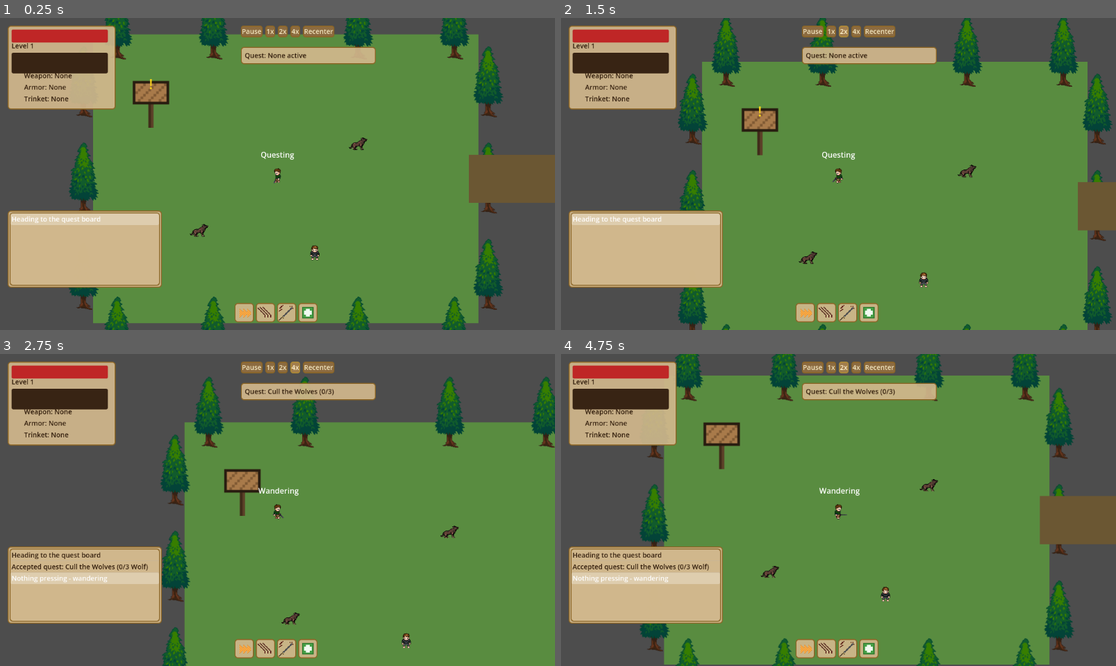
Above: before the commit, frames 1-4 (two rows, left to right).
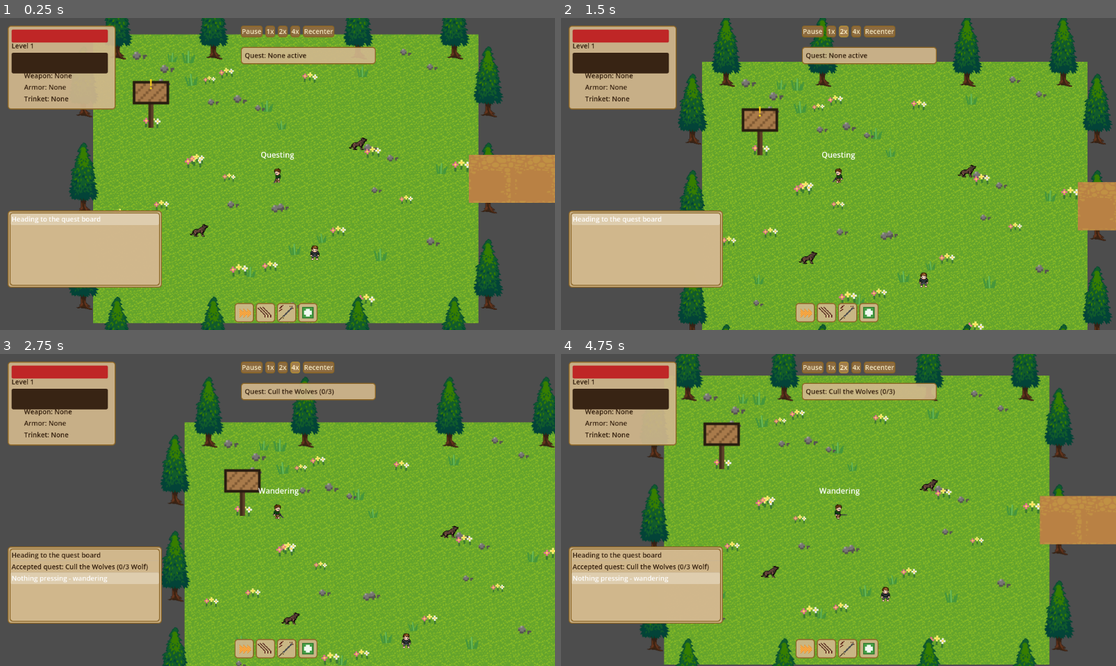
Above: after the commit, the same moments.

Repository: HexaLoid/ai-world-spectator
Game: Godot game, scene res://scenes/Main.tscn
The game is run twice, just before and just after one commit, with the same random seed, the same clock (stepped at 60 frames per second) and the same inputs.
Inputs:
- Up to frame 1 (0.25 s): no input
- Up to frame 2 (1.5 s): click "1x" at 0.5 s; click "2x" at 1.25 s
- Up to frame 3 (2.75 s): click "4x" at 2 s
- Up to frame 4 (4.75 s): click "Recenter" at 2.75 s; click "1x" at 3.5 s; click "2x" at 4.25 s

The runs differ from the first frame. In frame 1, 38% of the frame differs, in the area x 16-100%, y 5-98%; in frame 2, 36%; in frame 3, 34%; in frame 4, 42%, in the area x 18-100%, y 6-100%.

Commit message:
Give the world real terrain instead of flat colored rectangles
Every zone (Thornfield Meadow, Blackthorn Forest, Sundered Crypt) and
both connecting corridors used a plain solid-color ColorRect for ground.
This pass replaces that with real tiled terrain - grass, a cobbled dirt
path, and a dungeon stone floor - cropped from the LPC terrain atlas
that's been in assets/tiles/ since the original visual-art upgrade but
was never actually used for terrain (only for tree_pine.png). Adds
scattered decorative flowers/grass tufts/rocks (new small pixel-art
props, same technique as the ability/quest icons) so the ground doesn't
read as a mechanically-repeated tile.

Pure visual pass - no gameplay, AI, or system changes. Every new node is
a non-colliding Sprite2D; texture_repeat handles tiling without needing
a full TileSet/autotile setup, which isn't practical to hand-configure
without the editor GUI in this headless workflow.

Blackthorn Forest reuses the same grass texture as Thornfield Meadow
with a darker modulate tint (same technique already used for its trees)
rather than a second asset; the first tint attempt was too subtle and
was darkened after a live visual check.

Verified live (Godot 4.7 under Xvfb): all three terrains render and tile
correctly (the crypt's stone floor has zero visible seams), zones are
now distinguishable by ground alone, and a full ~2-minute unattended run
afterward shows no regressions - zero script errors, normal
combat/quest/travel behavior throughout.

Co-Authored-By: Claude Sonnet 5 <noreply@anthropic.com>
Claude-Session: https://claude.ai/code/session_01Fc5c8NBqk5Mn1GjT4akzDk

Diff:
--- a/scenes/world/BlackthornForest.tscn
+++ b/scenes/world/BlackthornForest.tscn
@@ -1,10 +1,14 @@
-[gd_scene load_steps=6 format=3]
+[gd_scene load_steps=10 format=3]
 
 [ext_resource type="PackedScene" path="res://scenes/entities/SpawnPoint.tscn" id="1_spawnpoint"]
 [ext_resource type="PackedScene" path="res://scenes/entities/Enemy.tscn" id="2_enemy"]
 [ext_resource type="SpriteFrames" path="res://assets/sprites/wolf/wolf_frames.tres" id="3_wolf_frames"]
 [ext_resource type="SpriteFrames" path="res://assets/sprites/bandit/bandit_frames.tres" id="4_bandit_frames"]
 [ext_resource type="Texture2D" path="res://assets/tiles/tree_pine.png" id="5_tree_pine"]
+[ext_resource type="Texture2D" path="res://assets/tiles/terrain_grass.png" id="6_grass"]
+[ext_resource type="Script" path="res://scripts/world/decoration_scatter.gd" id="7_decor"]
+[ext_resource type="Texture2D" path="res://assets/tiles/decor_grass_tuft.png" id="8_tuft"]
+[ext_resource type="Texture2D" path="res://assets/tiles/decor_rock.png" id="9_rock"]
 
 [node name="BlackthornForest" type="Node2D"]
 
@@ -12,6 +16,22 @@
 position = Vector2(-400, -300)
 size = Vector2(800, 600)
 color = Color(0.16, 0.24, 0.13, 1.0)
+
+[node name="Ground" type="Sprite2D" parent="."]
+modulate = Color(0.4, 0.48, 0.36, 1.0)
+texture = ExtResource("6_grass")
+centered = false
+position = Vector2(-400, -300)
+region_enabled = true
+region_rect = Rect2(0, 0, 800, 600)
+texture_repeat = 2
+
+[node name="Decorations" type="Node2D" parent="."]
+script = ExtResource("7_decor")
+decoration_textures = Array[Texture2D]([ExtResource("8_tuft"), ExtResource("9_rock")])
+count = 30
+area_min = Vector2(-370, -270)
+area_max = Vector2(370, 270)
 
 [node name="SpawnPointWolf1" parent="." instance=ExtResource("1_spawnpoint")]
 position = Vector2(150, -80)
--- a/scenes/world/SunderedCrypt.tscn
+++ b/scenes/world/SunderedCrypt.tscn
@@ -1,8 +1,11 @@
-[gd_scene load_steps=4 format=3]
+[gd_scene load_steps=7 format=3]
 
 [ext_resource type="PackedScene" path="res://scenes/entities/SpawnPoint.tscn" id="1_spawnpoint"]
 [ext_resource type="PackedScene" path="res://scenes/entities/Enemy.tscn" id="2_enemy"]
 [ext_resource type="SpriteFrames" path="res://assets/sprites/bandit/bandit_frames.tres" id="3_bandit_frames"]
+[ext_resource type="Texture2D" path="res://assets/tiles/terrain_stone.png" id="4_stone"]
+[ext_resource type="Script" path="res://scripts/world/decoration_scatter.gd" id="5_decor"]
+[ext_resource type="Texture2D" path="res://assets/tiles/decor_rock.png" id="6_rock"]
 
 [node name="SunderedCrypt" type="Node2D"]
 
@@ -10,6 +13,22 @@
 position = Vector2(-200, -200)
 size = Vector2(400, 400)
 color = Color(0.2, 0.18, 0.24, 1.0)
+
+[node name="Ground" type="Sprite2D" parent="."]
+modulate = Color(0.6, 0.58, 0.62, 1.0)
+texture = ExtResource("4_stone")
+centered = false
+position = Vector2(-200, -200)
+region_enabled = true
+region_rect = Rect2(0, 0, 400, 400)
+texture_repeat = 2
+
+[node name="Decorations" type="Node2D" parent="."]
+script = ExtResource("5_decor")
+decoration_textures = Array[Texture2D]([ExtResource("6_rock")])
+count = 10
+area_min = Vector2(-190, -190)
+area_max = Vector2(190, 190)
 
 [node name="SpawnPointCryptLord" parent="." instance=ExtResource("1_spawnpoint")]
 position = Vector2(0, 0)
--- a/scenes/world/ThornfieldMeadow.tscn
+++ b/scenes/world/ThornfieldMeadow.tscn
@@ -6,6 +6,11 @@
 [ext_resource type="SpriteFrames" path="res://assets/sprites/bandit/bandit_frames.tres" id="4_bandit_frames"]
 [ext_resource type="Texture2D" path="res://assets/tiles/tree_pine.png" id="5_tree_pine"]
 [ext_resource type="PackedScene" path="res://scenes/entities/QuestGiver.tscn" id="6_questgiver"]
+[ext_resource type="Texture2D" path="res://assets/tiles/terrain_grass.png" id="7_grass"]
+[ext_resource type="Script" path="res://scripts/world/decoration_scatter.gd" id="8_decor"]
+[ext_resource type="Texture2D" path="res://assets/tiles/decor_flowers.png" id="9_flowers"]
+[ext_resource type="Texture2D" path="res://assets/tiles/decor_grass_tuft.png" id="10_tuft"]
+[ext_resource type="Texture2D" path="res://assets/tiles/decor_rock.png" id="11_rock"]
 
 [node name="ThornfieldMeadow" type="Node2D"]
 
@@ -13,6 +18,21 @@
 position = Vector2(-400, -300)
 size = Vector2(800, 600)
 color = Color(0.35, 0.55, 0.25, 1.0)
+
+[node name="Ground" type="Sprite2D" parent="."]
+texture = ExtResource("7_grass")
+centered = false
+position = Vector2(-400, -300)
+region_enabled = true
+region_rect = Rect2(0, 0, 800, 600)
+texture_repeat = 2
+
+[node name="Decorations" type="Node2D" parent="."]
+script = ExtResource("8_decor")
+decoration_textures = Array[Texture2D]([ExtResource("9_flowers"), ExtResource("10_tuft"), ExtResource("11_rock")])
+count = 45
+area_min = Vector2(-370, -270)
+area_max = Vector2(370, 270)
 
 [node name="QuestGiver" parent="." instance=ExtResource("6_questgiver")]
 position = Vector2(-280, -160)
--- a/scenes/world/World.tscn
+++ b/scenes/world/World.tscn
@@ -1,8 +1,9 @@
-[gd_scene load_steps=4 format=3]
+[gd_scene load_steps=5 format=3]
 
 [ext_resource type="PackedScene" path="res://scenes/world/ThornfieldMeadow.tscn" id="1_thornfield"]
 [ext_resource type="PackedScene" path="res://scenes/world/BlackthornForest.tscn" id="2_blackthorn"]
 [ext_resource type="PackedScene" path="res://scenes/world/SunderedCrypt.tscn" id="3_crypt"]
+[ext_resource type="Texture2D" path="res://assets/tiles/terrain_path.png" id="4_path"]
 
 [node name="World" type="Node2D"]
 
@@ -19,7 +20,25 @@
 size = Vector2(1440, 100)
 color = Color(0.42, 0.34, 0.2, 1.0)
 
+[node name="CorridorPath" type="Sprite2D" parent="."]
+modulate = Color(1.0, 0.96, 0.85, 1.0)
+texture = ExtResource("4_path")
+centered = false
+position = Vector2(380, -50)
+region_enabled = true
+region_rect = Rect2(0, 0, 1440, 100)
+texture_repeat = 2
+
 [node name="Corridor2" type="ColorRect" parent="."]
 position = Vector2(2600, -50)
 size = Vector2(1600, 100)
 color = Color(0.3, 0.26, 0.24, 1.0)
+
+[node name="Corridor2Path" type="Sprite2D" parent="."]
+modulate = Color(0.7, 0.68, 0.66, 1.0)
+texture = ExtResource("4_path")
+centered = false
+position = Vector2(2600, -50)
+region_enabled = true
+region_rect = Rect2(0, 0, 1600, 100)
+texture_repeat = 2
--- /dev/null
+++ b/scripts/world/decoration_scatter.gd
@@ -0,0 +1,27 @@
+extends Node2D
+
+## Scatters purely-cosmetic sprites (flowers, rocks, grass tufts) across a
+## rectangular area at random positions/scales — no collision, no gameplay
+## effect. Placed as a scene node after the zone's Ground sprite so normal
+## scene-tree draw order puts it above the terrain and below the
+## dynamically-added Character/Enemy nodes (which live under Main, added
+## after World).
+@export var decoration_textures: Array[Texture2D] = []
+@export var count: int = 20
+@export var area_min: Vector2 = Vector2(-380, -280)
+@export var area_max: Vector2 = Vector2(380, 280)
+@export var min_scale: float = 0.9
+@export var max_scale: float = 1.4
+
+func _ready() -> void:
+	if decoration_textures.is_empty():
+		return
+	var rng := RandomNumberGenerator.new()
+	rng.randomize()
+	for i in range(count):
+		var sprite := Sprite2D.new()
+		sprite.texture = decoration_textures[rng.randi_range(0, decoration_textures.size() - 1)]
+		sprite.position = Vector2(rng.randf_range(area_min.x, area_max.x), rng.randf_range(area_min.y, area_max.y))
+		sprite.scale = Vector2.ONE * rng.randf_range(min_scale, max_scale)
+		sprite.rotation = rng.randf_range(-0.15, 0.15)
+		add_child(sprite)
Binary file added: assets/tiles/decor_flowers.png
Not shown, added: assets/tiles/decor_flowers.png.import
Binary file added: assets/tiles/decor_grass_tuft.png
Not shown, added: assets/tiles/decor_grass_tuft.png.import
Binary file added: assets/tiles/decor_rock.png
Not shown, added: assets/tiles/decor_rock.png.import
Binary file added: assets/tiles/terrain_grass.png
Not shown, added: assets/tiles/terrain_grass.png.import
Binary file added: assets/tiles/terrain_path.png
Not shown, added: assets/tiles/terrain_path.png.import
Binary file added: assets/tiles/terrain_stone.png
Not shown, added: assets/tiles/terrain_stone.png.import
(and 3 more such lines)
